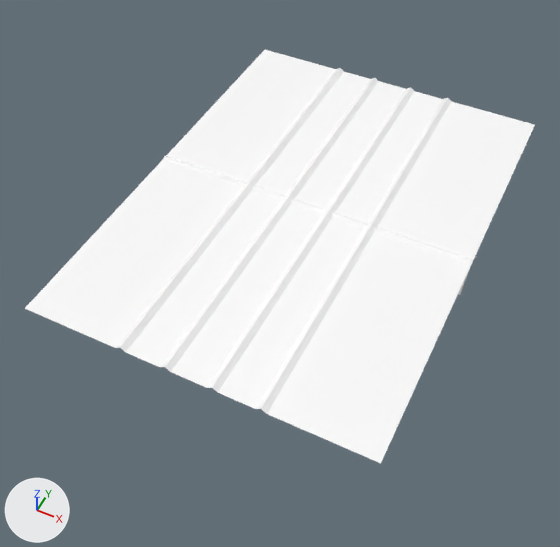
The FBX model taktik/Assets/Raw/lanes.fbx, before and after one commit.
Camera for both pictures: a 50 mm camera at (11.0, -25.0, 25.6) aimed at (-0.2, -2.6, -2.3). The axes (+X, +Y, +Z) are drawn at lower left. The lights are the same throughout. Where no turn or scale is listed for an object, it has been applied to the vertices.

The scene before the commit, as lines of its bpy script (objects in view):
```python
me_mesh = bpy.data.meshes.new('Mesh')
me_mesh.from_pydata(...)  # 34 vertices, 15 faces; spans x -8.1..8.1, y -11.1..11.1, z -0.9..0.2
me_mesh.materials.append(mat_lanes)  # white #ffffff
ob_lanes = bpy.data.objects.new('lanes', me_mesh)
ob_lanes.location = (0.0, 0.0, 0.0)
```
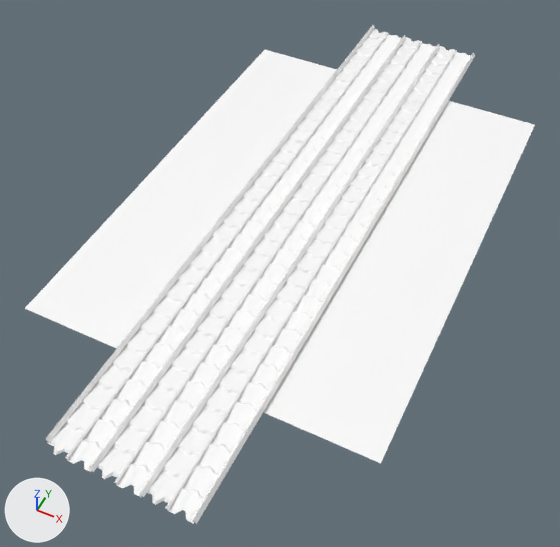
What differs and where, as boxes (x1, y1, x2, y2) in the pictures (560 x 547 px):
'lanes', reshaped (21% taller): before (25, 50, 535, 463); after (25, 25, 535, 524)
'fliessband1', added: after (67, 35, 470, 524)
'fliessband2', added: after (47, 29, 457, 505)
part 1 of me_mesh, cut back: before (113, 68, 476, 415); after (113, 69, 476, 415)
part 2 of me_mesh, added: after (45, 25, 475, 524)

The change, as a diff of the scene's bpy script:
```diff
--- a/taktik/Assets/Raw/lanes.fbx.py
+++ b/taktik/Assets/Raw/lanes.fbx.py
@@ me_mesh @@
 # used by ob_lanes; location = (0.0, 0.0, 0.0)
-me_mesh.from_pydata(...)  # 34 vertices, 15 faces; spans x -8.1..8.1, y -11.1..11.1, z -0.9..0.2
+me_mesh.from_pydata(...)  # 46 vertices, 15 faces; spans x -8.1..8.1, y -16.1..16.1, z 0.0..0.3
+# me_mesh part 1
+# 24 vertices are removed from x -3.5..3.5, y -11.1..11.1, z 0.0..0.2
+# 13 faces are deleted
+# 1 new face joins them
+# me_mesh part 2
+# 21 vertices are added at x -3.3..3.3, y -16.1..-15.9, z 0.1..0.3
+# 21 new vertices lie (0.0, 32.0, 0.0) away from vertices in x -3.3..3.3, y -16.1..-15.9, z 0.1..0.3
+# 14 new faces join them
 me_mesh.materials.append(mat_lanes)
@@ me_mesh_001 @@
+me_mesh_001.from_pydata(...)  # 1170 vertices, 960 faces; spans x -2.1..3.2, y -16.1..16.0, z 0.0..0.1
+me_mesh_001.materials.append(mat_lanes)  # white #ffffff
@@ me_mesh_002 @@
+me_mesh_002.from_pydata(...)  # 1170 vertices, 960 faces; spans x -3.2..2.1, y -16.1..16.1, z 0.0..0.1
+me_mesh_002.materials.append(mat_lanes)  # white #ffffff
@@ ob_fliessband1 @@
+ob_fliessband1 = bpy.data.objects.new('fliessband1', me_mesh_001)
+ob_fliessband1.location = (0.0, 0.0, 0.0)
@@ ob_fliessband2 @@
+ob_fliessband2 = bpy.data.objects.new('fliessband2', me_mesh_002)
+ob_fliessband2.location = (0.0, 0.0, 0.0)
```
